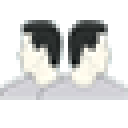
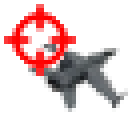
Revision of a layered w=128, h=128 image; what changed, layer by layer:
added layer "Layer 27" above "Layer 30" over <box>4,4,76,76</box>
added layer "Layer 30" above "Layer 29" over <box>28,40,128,112</box>
hid "Layer 7", painted on it over <box>0,4,128,112</box>
